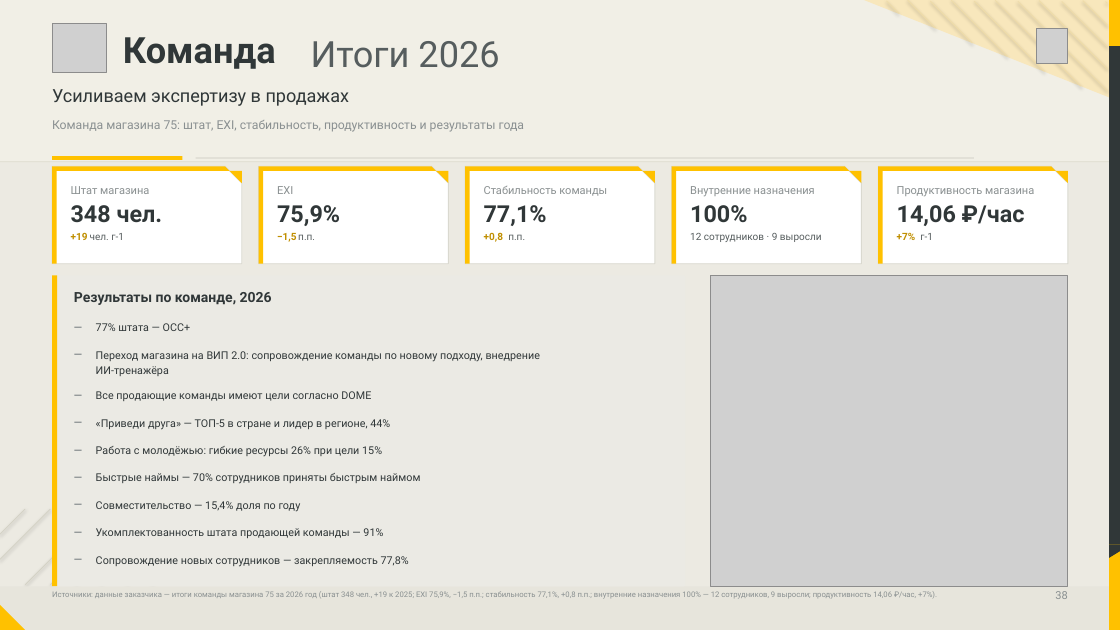
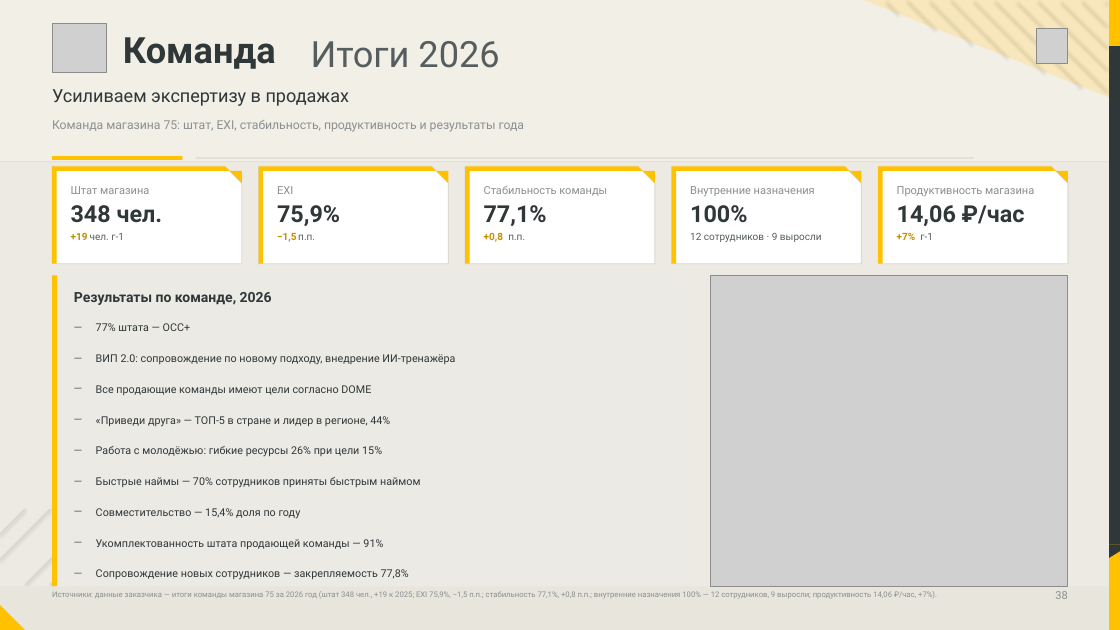
Before and after one commit to dmitrypalych44-ai/power-point, a slide deck: slide 38 of deliverables/download/lemana-pro-vladivostok-2027.pptx. Drawn at 1120x630 pixels with LibreOffice and Linux fonts; fonts in the diff are those of the drawing; grey boxes stand for pictures. Boxes give left, top, right and bottom in pixels: in the first picture for what was removed or moved away, otherwise in the second. Text is boxed around its words. In the diff, an @@ line names an element or a change of style, - is before the commit and + after.

```diff
--- a/deliverables/download/lemana-pro-vladivostok-2027.pptx
+++ b/deliverables/download/lemana-pro-vladivostok-2027.pptx
@@ text at (96,354,455,365): text changed @@
-Переход магазина на ВИП 2.0: сопровождение команды по новому подходу, внедрение
-ИИ-тренажёра
+ВИП 2.0: сопровождение по новому подходу, внедрение ИИ-тренажёра
@@ 3 texts: place and size @@
-3 texts at (74,386,371,434)
+3 texts at (74,380,371,430)
@@ 5 texts: place and size @@
-5 texts at (74,345,420,516)
+5 texts at (74,349,420,523)
@@ text "—": place and size @@
-text "—" at (74,523,94,543)
+text "—" at (74,534,94,554)
@@ text "Укомплектованность штата продающей команды — ...": place and size @@
-text "Укомплектованность штата продающей команды — ..." at (96,528,383,538)
+text "Укомплектованность штата продающей команды — ..." at (96,539,383,549)
@@ text "—": place and size @@
-text "—" at (74,550,94,571)
+text "—" at (74,564,94,584)
@@ text "Сопровождение новых сотрудников — закрепляемость ...": place and size @@
-text "Сопровождение новых сотрудников — закрепляемость ..." at (96,556,409,567)
+text "Сопровождение новых сотрудников — закрепляемость ..." at (96,569,409,580)
```
Also in this commit, not shown: 7 other files.
